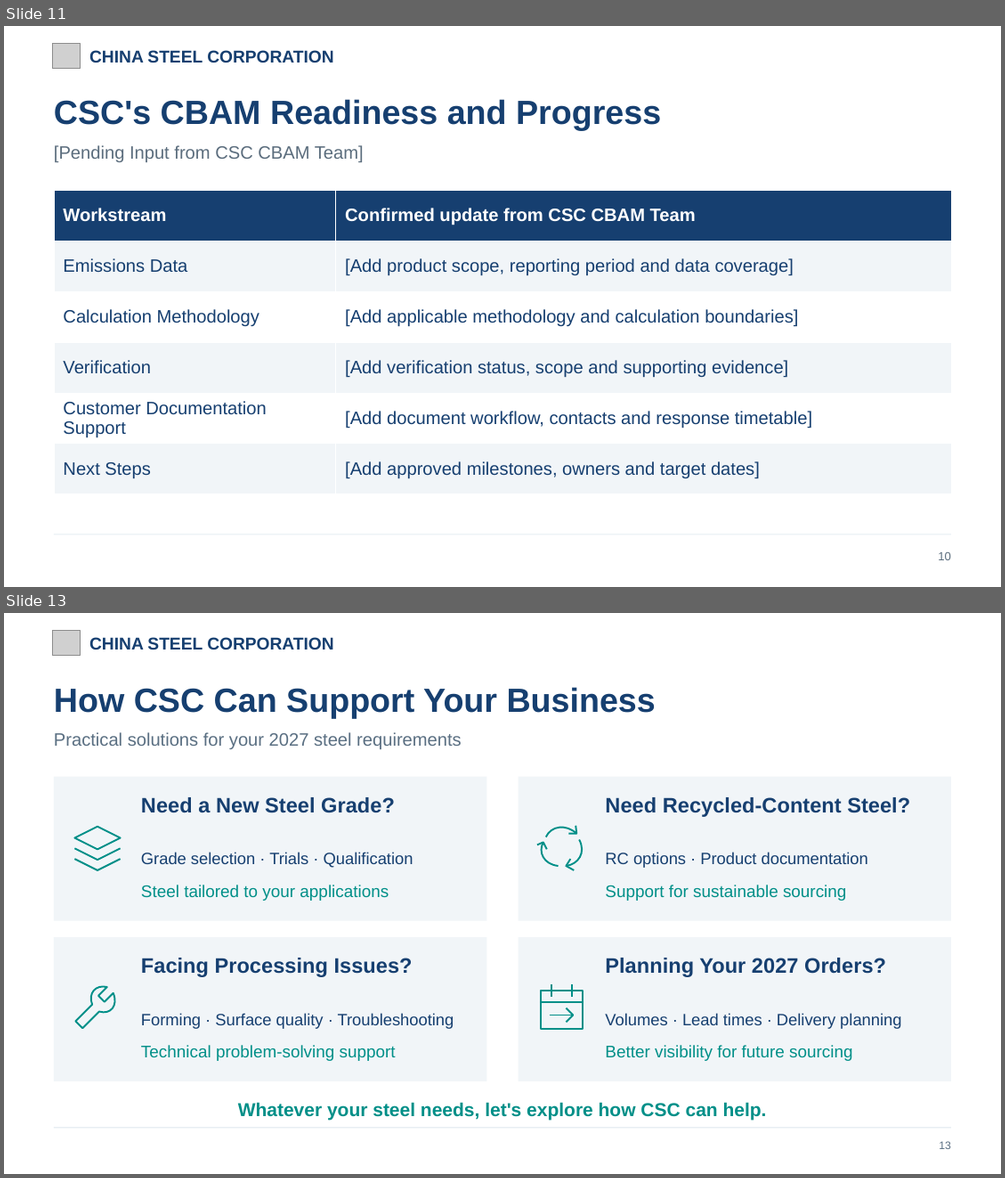
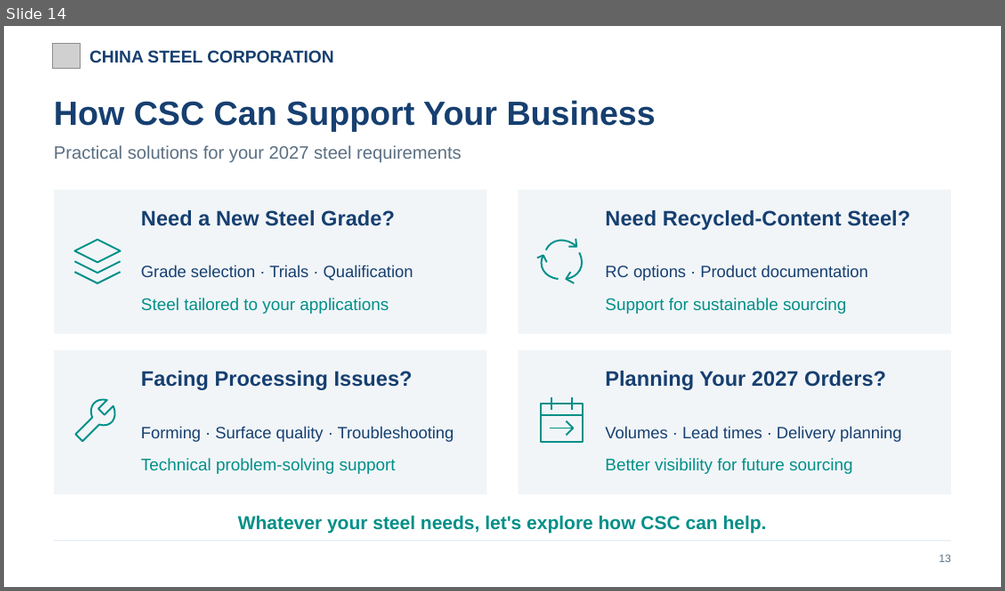
Before and after one commit to evawang0328/csc-germany-uk-trip-2026, a slide deck: CSC_Europe_Nov2026_20261109.pptx. Shown one above the other, each under a label of ours: slides 11 and 13 before the commit, slide 14 after it; the slides between them are not shown. The pictures are 1005x1178 and 1005x591 pixels, drawn with LibreOffice and Linux fonts; fonts in the diff are those of the drawing; grey boxes stand for pictures. Boxes give left, top, right and bottom in pixels: in the first picture for what was removed or moved away, otherwise in the second. Text is boxed around its words. In the diff, an @@ line names an element or a change of style, - is before the commit and + after.

```diff
--- a/CSC_Europe_Nov2026_20261109.pptx
+++ b/CSC_Europe_Nov2026_20261109.pptx
@@ slide 11 removed at box(4, 26, 1001, 587), background #FFFFFF @@
@@ picture removed at box(53, 43, 81, 69) @@
@@ text removed at box(89, 50, 333, 63) @@
-CHINA STEEL CORPORATION
@@ text removed at box(54, 99, 661, 130) @@
-CSC's CBAM Readiness and Progress
@@ text removed at box(54, 145, 364, 162) @@
-[Pending Input from CSC CBAM Team]
@@ table removed at box(54, 191, 952, 494), 6 rows, 2 columns @@
-Workstream | Confirmed update from CSC CBAM Team
-Emissions Data | [Add product scope, reporting period and data coverage]
-Calculation Methodology | [Add applicable methodology and calculation boundaries]
-Verification | [Add verification status, scope and supporting evidence]
-Customer Documentation Support | [Add document workflow, contacts and response timetable]
-Next Steps | [Add approved milestones, owners and target dates]
@@ rectangle removed at box(54, 534, 952, 534) @@
@@ text removed at box(938, 552, 951, 560) @@
-10
@@ what was slide 13 is now slide 14 @@
```
Also in this commit, not shown: 4 slides changed, 2 slides added, 1 other file.
